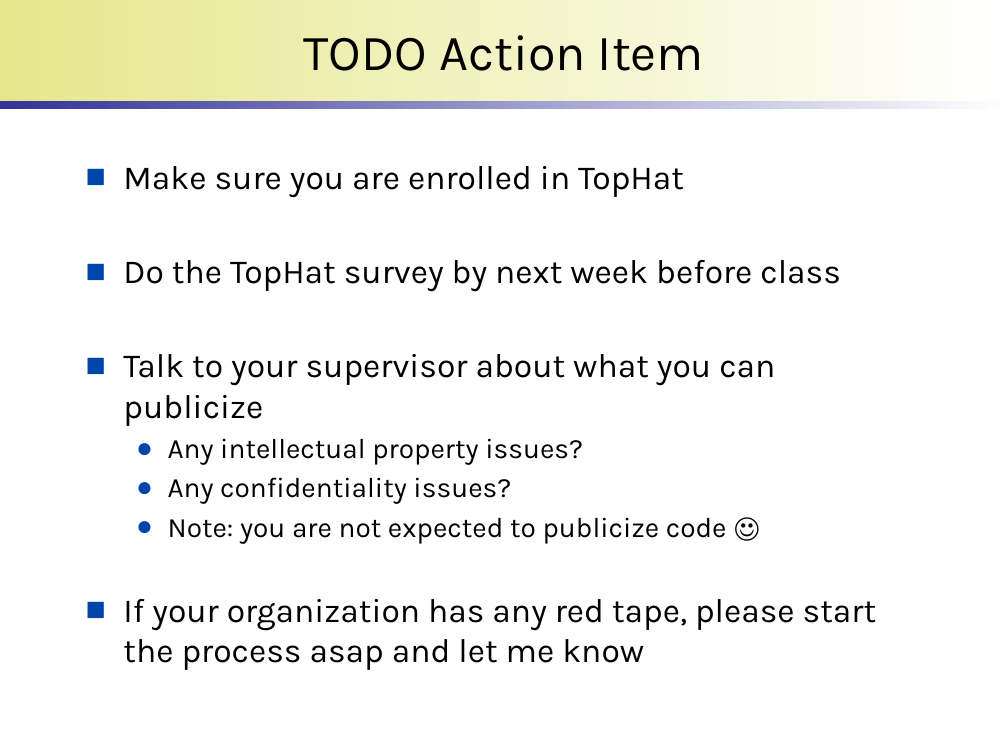
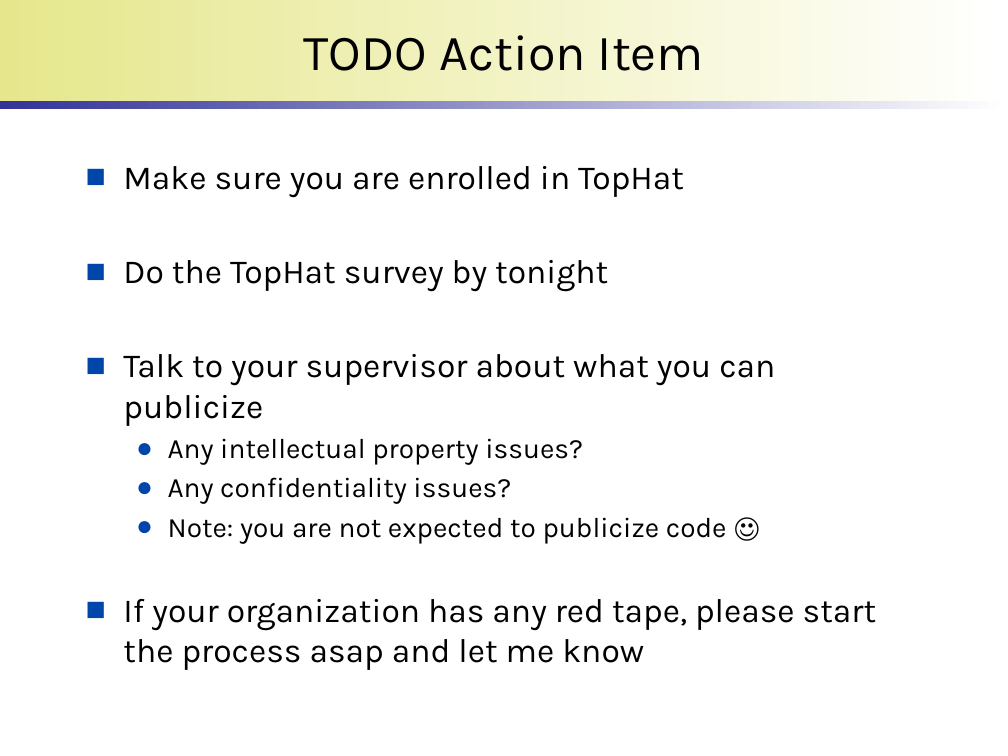
Before and after one commit to wonsunahn/Capstone_Fall2023, a slide deck: slide 13 of lectures/introduction-internship.pptx. Drawn at 1008x756 pixels with LibreOffice and Linux fonts; fonts in the diff are those of the drawing; background and template pictures are left out. Boxes give left, top, right and bottom in pixels: in the first picture for what was removed or moved away, otherwise in the second. Text is boxed around its words. In the diff, an @@ line names an element or a change of style, - is before the commit and + after.

```diff
--- a/lectures/introduction-internship.pptx
+++ b/lectures/introduction-internship.pptx
@@ text at box(123, 260, 608, 292): text changed @@
-■ Do the TopHat survey by next week before class
+■ Do the TopHat survey by tonight
```
Also in this commit, not shown: 3 other slides changed.
